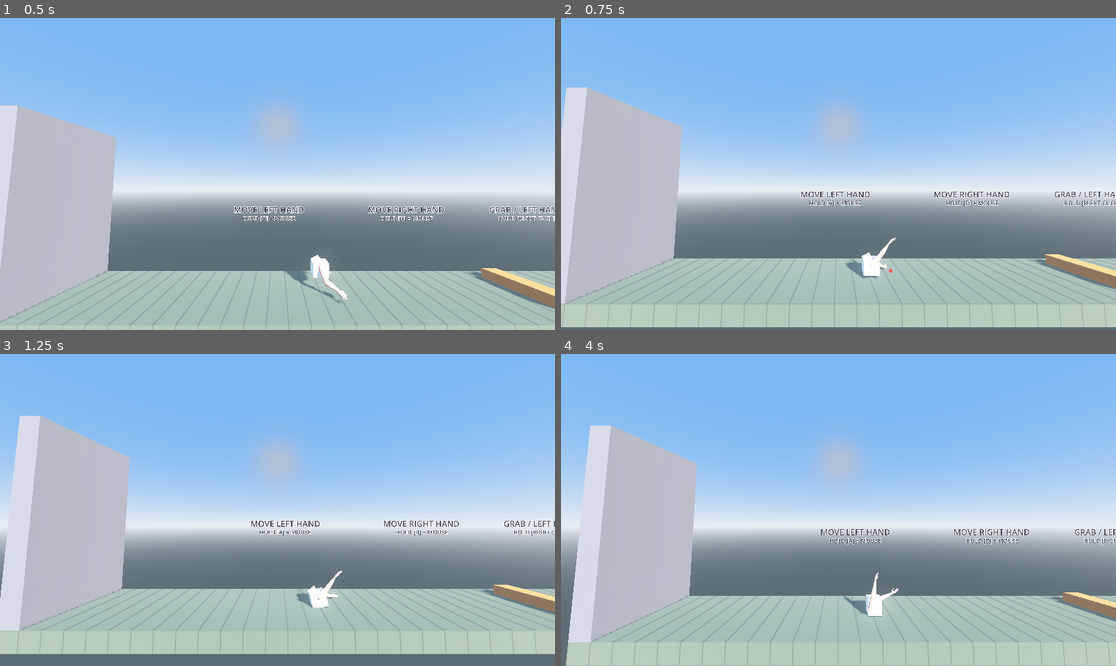
Above: before the commit, frames 1-4 (two rows, left to right).
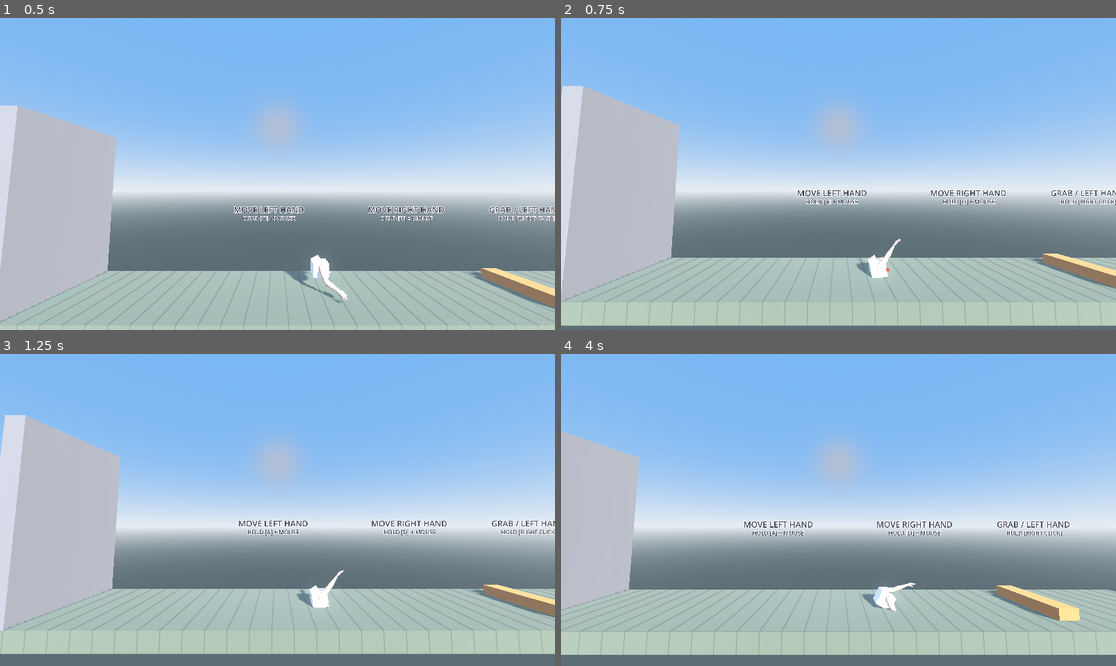
Above: after the commit, the same moments.

Repository: AnuragVinodh/arm-guy-game
Game: Godot game, scene res://scenes/levels/tutorial_level.tscn
The game is run twice, just before and just after one commit, with the same random seed, the same clock (stepped at 60 frames per second) and the same inputs.
Inputs (mouse positions are in pixels of both pictures, inside the frame that each line leads up to):
- Up to frame 1 (0.5 s): no input
- Up to frame 2 (0.75 s): move the mouse to (960, 158) at 0.52 s; hold D from 0.53 s (still down); click (960, 158) at 0.67 s
- Up to frame 3 (1.25 s): keep holding D
- Up to frame 4 (4 s): release D at 1.25 s; drag from (727, 525) to (810, 572) at 1.27 s; move the mouse to (894, 441) at 2.02 s; hold D 2.03-2.75 s; click (894, 441) at 2.17 s; drag from (810, 572) to (672, 463) at 2.77 s; move the mouse to (1005, 556) at 3.52 s; hold A from 3.53 s (still down); click (1005, 556) at 3.67 s

Frame 1 is identical in both runs. In frame 2, 4.2% of the frame differs, in the area x 0-100%, y 21-100%; in frame 3, 6.4%; in frame 4, 19%, in the area x 0-100%, y 22-100%.

Commit message:
fix spasm and flipped arm

Diff:
--- a/scenes/player/arms.gd
+++ b/scenes/player/arms.gd
@@ -19,9 +19,12 @@
 ##            it into a pivot the body swings around; release to let go. Each arm's
 ##            grab button matches its pose key's side: A + left click = left arm,
 ##            D + right click = right arm.
+## `roll` flips the bone's twist about its own +Y (1 = as-is, -1 = 180° flipped). The
+## left arm's mesh is a mirror of the right, but the IK orients both with the same
+## world roll reference, so the mirrored side comes out upside-down — flip it back.
 const ARMS := [
-	{ "bicep": "bicep.l", "forearm": "forearm.l", "wrist": "wrist.l", "key": KEY_A, "button": MOUSE_BUTTON_LEFT },
-	{ "bicep": "bicep.r", "forearm": "forearm.r", "wrist": "wrist.r", "key": KEY_D, "button": MOUSE_BUTTON_RIGHT },
+	{ "bicep": "bicep.l", "forearm": "forearm.l", "wrist": "wrist.l", "key": KEY_A, "button": MOUSE_BUTTON_LEFT, "roll": -1.0 },
+	{ "bicep": "bicep.r", "forearm": "forearm.r", "wrist": "wrist.r", "key": KEY_D, "button": MOUSE_BUTTON_RIGHT, "roll": 1.0 },
 ]
 
 ## How far the hand can reach, as a fraction of the full arm length. Keeping this
@@ -180,10 +183,10 @@
 			"l2": l2,
 			"key": arm["key"],
 			"button": arm["button"],
+			"roll": arm["roll"],    # +1 / -1: flips the arm's twist (mirrored-rig fix)
 			"grabbed": false,
 			"anchor": Vector3.ZERO, # world-space grab point while grabbed
 			"pivot_r": 0.0,         # body's orbit radius around the grab anchor
-			"pivot_r_max": 0.0,     # radius the arm straightens out to while gripping
 			"on_bar": false,        # grabbed a Bar? (bars orbit free; flats get a guard)
 			"grab_normal": Vector3.UP, # surface normal at grab — anti-spasm half-space (flats)
 			"prev_desired": null,   # last frame's commanded hand pos (world), for push
@@ -347,14 +350,6 @@
 	# Fresh grab: clear any stale steer session so the first steer frame re-pins the
 	# body's angle here (no snap across the pivot).
 	chain["steering"] = false
-	# How far the radius may straighten out: extend only by the arm's current slack
-	# (full reach from the shoulder minus how extended it already is), so pulling the
-	# arm taut into a spoke can't yank the hand off the anchor.
-	var world_scale: float = _skeleton.global_transform.basis.get_scale().x
-	var reach_max: float = (chain["l1"] + chain["l2"]) * max_reach * world_scale
-	var shoulder: Vector3 = _skeleton.global_transform * _skeleton.get_bone_global_pose(chain["bicep"]).origin
-	var slack: float = maxf(0.0, reach_max - shoulder.distance_to(anchor_world))
-	chain["pivot_r_max"] = chain["pivot_r"] + slack * 0.95
 	# Seed swing tracking from the current angle so the first frame reads ~0 spin
 	# (not a spike) — the fling builds up only as you actually start swinging.
 	var rel := _torso.global_position - anchor_world
@@ -408,15 +403,16 @@
 		var inst_omega := d_ang / maxf(delta, 1e-5)
 		chain["swing_omega"] = lerpf(chain["swing_omega"], inst_omega, clampf(spin_smooth * delta, 0.0, 1.0))
 
+		# Pull the arm taut to a rigid spoke EVERY frame — active or passive — driven by
+		# the live shoulder→anchor distance, so the elbow can't re-fold as the body spins.
+		_straighten(chain, delta)
+
 		if Input.is_key_pressed(chain["key"]):
 			# ACTIVE: the cursor steers like a steering wheel — rotating it around the
 			# anchor rotates the body the SAME way, starting from wherever the body is
-			# when steering begins. So grabbing/holding never snaps the body across the
-			# pivot; it only turns as you turn the cursor. Ease the radius out toward
-			# full reach so the arm straightens into a rigid spoke (the smooth swing);
-			# a flat grab records its surface normal so the drive below can't shove the
-			# torso into that surface as it straightens (the anti-spasm guard).
-			chain["pivot_r"] = move_toward(chain["pivot_r"], chain["pivot_r_max"], straighten_speed * delta)
+			# when steering begins, so grabbing/holding never snaps the body across the
+			# pivot. A flat grab records its surface normal + point so the drive below
+			# can't shove the torso into that surface (the anti-spasm guard).
 			if not chain["on_bar"]:
 				block_normal += chain["grab_normal"]
 				block_point += chain["anchor"]
@@ -469,12 +465,71 @@
 				vel -= bn * into
 		vel.z = 0.0
 		_torso.linear_velocity = vel
-		return
-
-	# Otherwise every grip is passive: let the body swing/fall as a pendulum on the
-	# rope instead of freezing it in place.
-	for chain in passive:
-		_constrain_to_rope(chain, delta)
+	else:
+		# Otherwise every grip is passive: let the body swing/fall as a pendulum on the
+		# rope instead of freezing it in place.
+		for chain in passive:
+			_constrain_to_rope(chain, delta)
+
+	# Hard reach leash, applied AFTER the drive/constraint: the hand is only IK-glued to
+	# the anchor while the shoulder is within arm's reach, so never let the torso be
+	# pushed past it — that brief over-reach is what pops the hand off the pivot.
+	for chain in _chains:
+		if chain["grabbed"]:
+			_leash_to_reach(chain, delta)
+
+
+## Ease the orbit radius so the arm pulls taut to (near) full extension, measured from
+## the LIVE shoulder→anchor distance — not the torso center, and not a grab-time
+## snapshot. Driving off the real arm length each frame keeps the elbow straight as the
+## body spins (it cancels the wobble from the shoulder being offset from the orbit
+## center) and runs whether the grip is active or passive (no freeze on key-up). It
+## self-limits: targeting just under full reach means an over-extended arm pulls the
+## radius back in, so the hand can't detach.
+func _straighten(chain: Dictionary, delta: float) -> void:
+	var world_scale: float = _skeleton.global_transform.basis.get_scale().x
+	var reach_max: float = (chain["l1"] + chain["l2"]) * max_reach * world_scale
+	var shoulder: Vector3 = _skeleton.global_transform * _skeleton.get_bone_global_pose(chain["bicep"]).origin
+	var shoulder_dist: float = shoulder.distance_to(chain["anchor"])
+	# Nudge pivot_r by the shortfall so the live shoulder→anchor distance approaches
+	# full reach, then ease there at straighten_speed.
+	var target_r: float = chain["pivot_r"] + (reach_max * 0.98 - shoulder_dist)
+	# Anti-windup: the body only follows pivot_r through the velocity drive, with lag.
+	# Let pivot_r run far ahead while the body catches up and it overshoots full reach,
+	# the leash yanks it back, and the two oscillate (a spasm). So cap how far pivot_r
+	# may lead the body's ACTUAL distance — it ratchets out as the body keeps up.
+	var rel: Vector3 = _torso.global_position - chain["anchor"]
+	rel.z = 0.0
+	target_r = minf(target_r, rel.length() + reach_max * 0.15)
+	chain["pivot_r"] = move_toward(chain["pivot_r"], maxf(0.05, target_r), straighten_speed * delta)
+
+
+## Hard upper bound on how far the torso may sit from the anchor: arm's reach. The
+## grab is IK glue, not a joint, so the hand only stays on the anchor while the
+## SHOULDER is within reach_max — push past that and the IK clamps and the hand pops
+## off. This pulls the torso back onto the reach sphere (and kills the outward velocity)
+## the moment it over-reaches, so the hand can't visibly detach. Measured at the
+## shoulder (where the arm starts), in the play plane.
+func _leash_to_reach(chain: Dictionary, delta: float) -> void:
+	var world_scale: float = _skeleton.global_transform.basis.get_scale().x
+	var reach_max: float = (chain["l1"] + chain["l2"]) * max_reach * world_scale
+	var shoulder: Vector3 = _skeleton.global_transform * _skeleton.get_bone_global_pose(chain["bicep"]).origin
+	var sa: Vector3 = shoulder - chain["anchor"]
+	sa.z = 0.0
+	var dist := sa.length()
+	if dist <= reach_max or dist < 1e-4:
+		return
+	var n := sa / dist  # outward (anchor → shoulder) direction
+	var v: Vector3 = _torso.linear_velocity
+	var outward := v.dot(n)
+	if outward > 0.0:
+		v -= n * outward                           # stop pushing further out
+	# Pull back onto the reach sphere, but cap the correction speed so a momentary
+	# over-reach is eased in over a few frames instead of snapped in one (which would
+	# bounce against the drive and spasm).
+	v -= n * minf((dist - reach_max) / maxf(delta, 1e-5), max_swing_speed)
+	v.z = 0.0
+	_torso.linear_velocity = v
 
 
 ## Keep a passively-gripping body on its rope (the orbit radius) WITHOUT driving it:
@@ -623,10 +678,12 @@
 	var bicep_dir := (elbow - a).normalized()        # shoulder -> elbow
 	var forearm_dir := (wrist - elbow).normalized()  # elbow -> wrist
 
-	# Aim each bone's +Y down its direction. Use `bend` as the roll reference so
-	# the elbow consistently hinges in the bend plane.
-	var bicep_global := _aim_y(bicep_dir, bend)
-	var forearm_global := _aim_y(forearm_dir, bend)
+	# Aim each bone's +Y down its direction. Use `bend` as the roll reference so the
+	# elbow consistently hinges in the bend plane; the per-arm `roll` sign flips the
+	# twist 180° for the mirrored arm so its mesh isn't upside-down (aim/bend unchanged).
+	var roll_ref: Vector3 = bend * float(chain["roll"])
+	var bicep_global := _aim_y(bicep_dir, roll_ref)
+	var forearm_global := _aim_y(forearm_dir, roll_ref)
 
 	# Convert the desired GLOBAL (skeleton-space) orientations into LOCAL bone
 	# rotations and apply them. Order matters: set the bicep first, because the
Not shown, changed: CLAUDE.md
